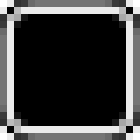
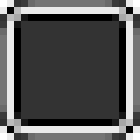
Layers edited between the first and the second 140×140 image:
added group "Border" with 2 layers above "Center" over [21, 21, 119, 119]
moved "Rounded Rectangle 2" into group "Border" over [21, 21, 119, 119]
moved "Rounded Rectangle 1" into group "Border" over [21, 21, 119, 119]
added layer "Center" over [21, 21, 119, 119]
